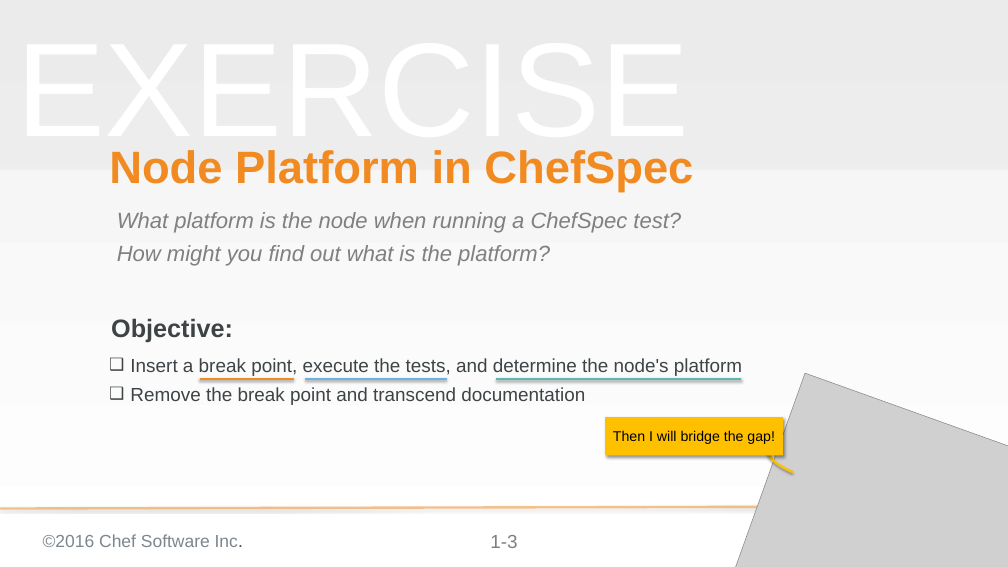
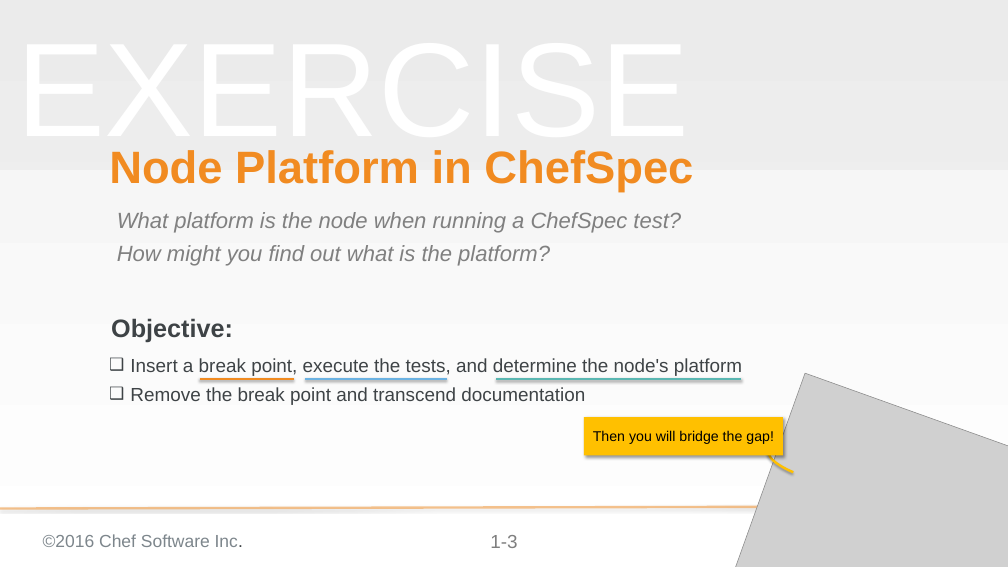
Before and after one commit to chef-training/test_driven_cookbook_development, a slide deck: slide 3 of 08-refactoring_for_multiple_platforms.pptx. Drawn at 1008x567 pixels with LibreOffice and Linux fonts; fonts in the diff are those of the drawing; grey boxes stand for pictures; background and template pictures are left out. Boxes give left, top, right and bottom in pixels: in the first picture for what was removed or moved away, otherwise in the second. Text is boxed around its words. In the diff, an @@ line names an element or a change of style, - is before the commit and + after.

```diff
--- a/08-refactoring_for_multiple_platforms.pptx
+++ b/08-refactoring_for_multiple_platforms.pptx
@@ rectangle "Then you will bridge the ...": place and size @@
-rectangle "Then you will bridge the ..." at [605,417,783,455]
+rectangle "Then you will bridge the ..." at [584,417,783,455]
@@ text in rectangle at [593,430,774,444]: text changed @@
-Then I will bridge the gap!
+Then you will bridge the gap!
```
Also in this commit, not shown: 7 other slides changed.
